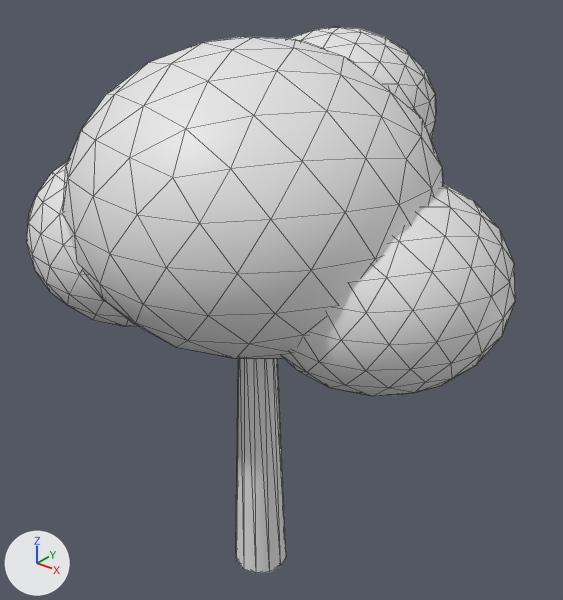
Renders of the glTF model assets/models/tree_oak.glb from each side of a commit.
The view is the same before and after, from a 50 mm camera at (6.64, -7.74, 9.79) aimed at (0.14, 0.39, 4.75). The axes (+X, +Y, +Z) are drawn at lower left. The lights are the same throughout. The picture after the commit comes second. Mesh edges are drawn as thin lines. Vertices at exactly the same position are counted once.

In view in the first picture: 'leaves', 'wood'.
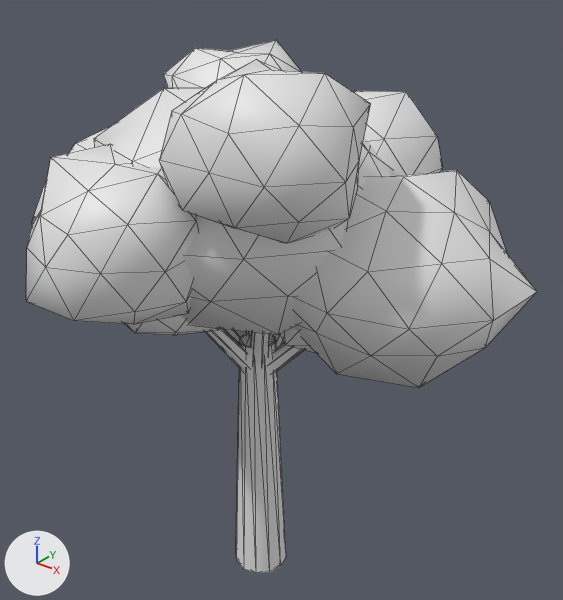
Location of each change, [x1, y1, x2, y2] in pixels of the pictures (563 x 600 px; the box of a moved part takes in the faces that stretch with it):
'leaves', reshaped: before [27, 27, 515, 396]; after [26, 40, 537, 388]
'wood', reshaped: before [236, 359, 286, 573]; after [205, 329, 304, 573]
part 1 of me_leaves, rebuilt (20% narrower, 23% shorter): before [63, 36, 443, 359]; after [94, 88, 397, 335]
part 2 of me_leaves, rebuilt: before [282, 183, 515, 396]; after [293, 170, 537, 388]
part 3 of me_leaves, rebuilt (mostly hidden afterwards): before [27, 161, 139, 327]; after [32, 126, 111, 224]
part 4 of me_leaves, rebuilt: before [289, 27, 436, 139]; after [354, 91, 443, 176]
part 5 of me_leaves, added: after [26, 144, 198, 324]
part 6 of me_leaves, added: after [159, 60, 371, 243]
part 7 of me_leaves, added: after [164, 40, 301, 88]
part 8 of me_leaves, added: after [280, 327, 316, 353]
part 9 of me_leaves, added: after [125, 315, 219, 335]
part 10 of me_wood, moved or reshaped (not visible before): after [270, 334, 283, 348]
part 11 of me_wood, rebuilt (not visible before): after [269, 344, 304, 373]
part 12 of me_wood, rebuilt (not visible before): after [225, 329, 240, 344]
part 13 of me_wood, cut back: before [236, 359, 286, 548]; after [205, 329, 286, 548]

The edits, one by one:
me_leaves is used by ob_leaves; location (0.0, 0.0, 0.0).
me_leaves had 648 vertices, 1280 faces and spanned x -3.17..3.5, y -2.55..2.85, z 4.07..8.5.
me_leaves now has 378 vertices, 720 faces and spans x -3.3..3.64, y -3.11..3.31, z 4.1..8.42.
me_leaves part 1: the loose piece of 162 vertices spanning x -2.55..2.55, y -2.55..2.55, z 4.31..8.49 is rebuilt with 42 vertices and now spans x -1.94..2.05, y -2.21..2.12, z 4.53..7.89.
me_leaves part 2: the loose piece of 162 vertices spanning x 0.0..3.5, y -1.3..2.2, z 4.07..6.93 is rebuilt with 42 vertices and now spans x 0.55..3.64, y -1.01..2.09, z 4.35..6.94.
me_leaves part 3: the loose piece of 162 vertices spanning x -3.17..0.07, y -2.32..0.92, z 4.42..7.08 is rebuilt with 42 vertices and now spans x -3.3..-0.2, y -2.0..1.08, z 4.78..7.34.
me_leaves part 4: the loose piece of 162 vertices spanning x -1.1..1.7, y 0.05..2.85, z 6.2..8.5 is rebuilt with 42 vertices and now spans x -0.98..1.69, y 0.59..3.31, z 5.5..7.69.
me_leaves part 5: a new loose piece of 42 vertices spanning x -1.83..0.75, y -3.11..-0.58, z 5.11..7.27.
me_leaves part 6: a new loose piece of 42 vertices spanning x -0.1..2.45, y -2.16..0.09, z 6.38..8.42.
me_leaves part 7: a new loose piece of 42 vertices spanning x -2.46..-0.22, y 0.08..2.17, z 6.4..8.2.
me_leaves part 8: a new loose piece of 42 vertices spanning x -0.02..2.4, y -0.39..2.0, z 4.1..5.97.
me_leaves part 9: a new loose piece of 42 vertices spanning x -2.05..-0.03, y -1.94..0.26, z 4.33..6.0.
me_wood is used by ob_wood; location (0.0, 0.0, 0.0).
me_wood had 60 vertices, 104 faces and spanned x -1.6..1.79, y -0.76..1.51, z 0.0..7.38.
me_wood now has 120 vertices, 204 faces and spans x -1.85..2.0, y -1.96..1.91, z 0.0..7.47.
me_wood part 10: the loose piece of 12 vertices spanning x -0.13..0.36, y -0.14..1.51, z 4.04..7.38 is multiplied about its middle by the matrix ((0.992, -0.003, 0.018), (0.001, 0.983, 0.131), (-0.018, -0.131, 0.983)), then moved by (0.03, 0.2, -0.62).
me_wood part 11: the loose piece of 12 vertices spanning x -0.09..1.79, y -0.15..0.52, z 3.99..5.55 is rebuilt with 12 vertices and now spans x -0.1..2.0, y -0.15..0.62, z 3.5..5.7.
me_wood part 12: the loose piece of 12 vertices spanning x -1.6..0.11, y -0.76..0.14, z 3.99..5.8 is rebuilt with 12 vertices and now spans x -1.85..0.11, y -0.67..0.15, z 3.51..5.99.
Part 13, on me_wood:
12 vertices are removed from x -0.27..0.27, y -0.27..0.27, z 4.6.
34 faces are deleted.
72 vertices are added at x -1.31..1.25, y -1.96..1.16, z 3.5..7.47.
134 new faces join them.
